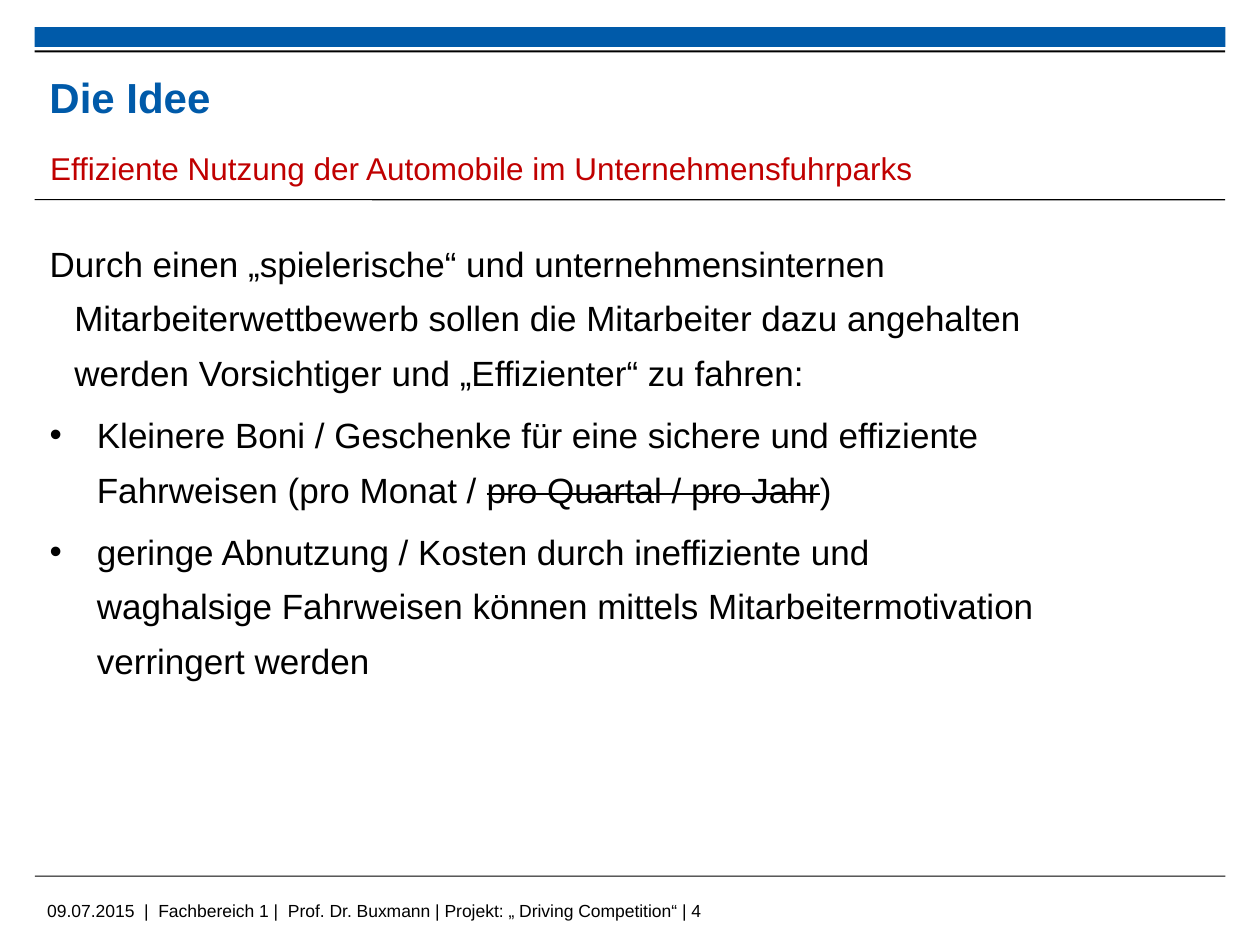
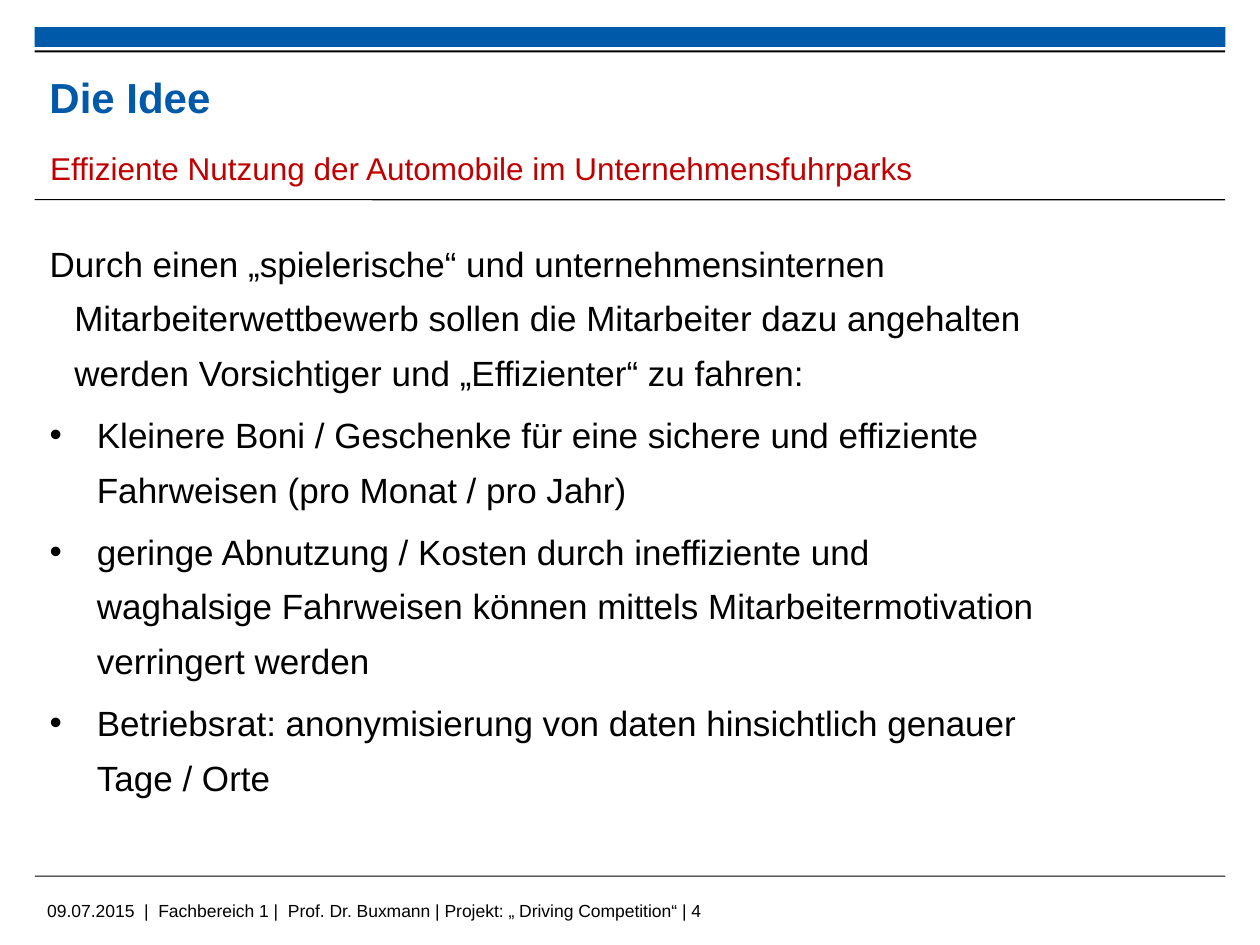
Before and after one commit to kolhagen/drivingcompetition, a slide deck: slide 4 of Big Data - Driving Compitiion.pptx. Drawn at 1260x945 pixels with LibreOffice and Linux fonts; fonts in the diff are those of the drawing; background and template pictures are left out. Boxes give left, top, right and bottom in pixels: in the first picture for what was removed or moved away, otherwise in the second. Text is boxed around its words. In the diff, an @@ line names an element or a change of style, - is before the commit and + after.

```diff
--- a/Big Data - Driving Compitiion.pptx
+++ b/Big Data - Driving Compitiion.pptx
@@ text at bbox=[97, 422, 979, 509]: text changed @@
-• Kleinere Boni / Geschenke für eine sichere und effiziente Fahrweisen (pro Monat / pro Quartal / pro Jahr)
+• Kleinere Boni / Geschenke für eine sichere und effiziente Fahrweisen (pro Monat / pro Jahr)
@@ text at bbox=[97, 710, 1016, 798]: paragraph added @@
+• Betriebsrat: anonymisierung von daten hinsichtlich genauer Tage / Orte
```
Also in this commit, not shown: 9 other slides changed, 3 slides added.
